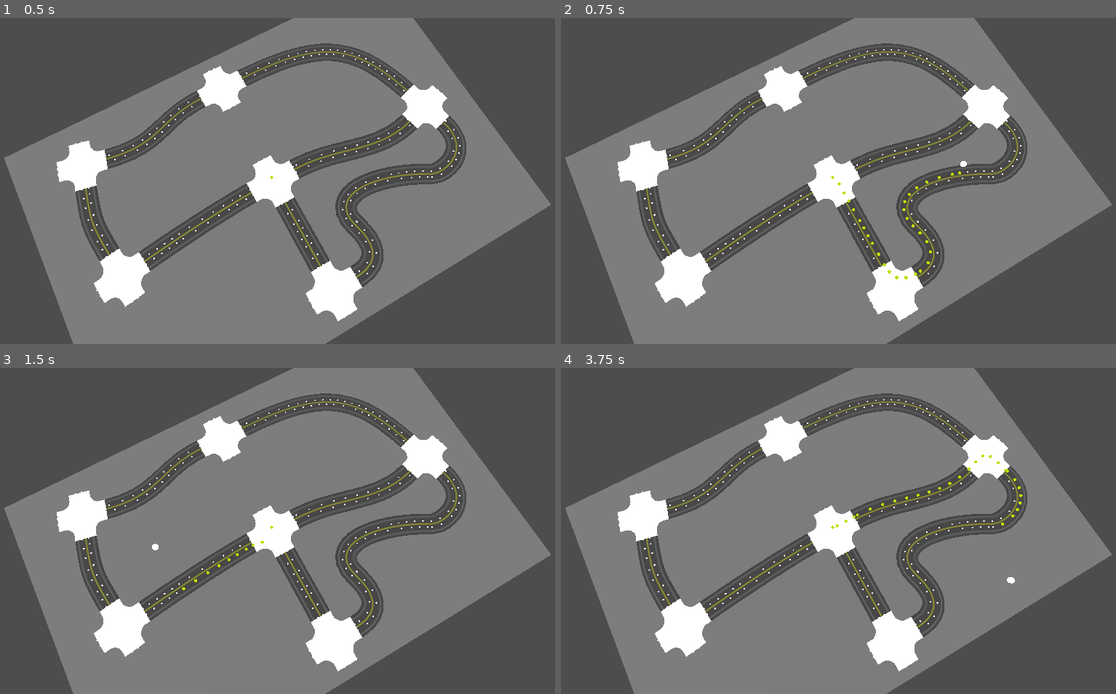
Above: before the commit, frames 1-4 (two rows, left to right).
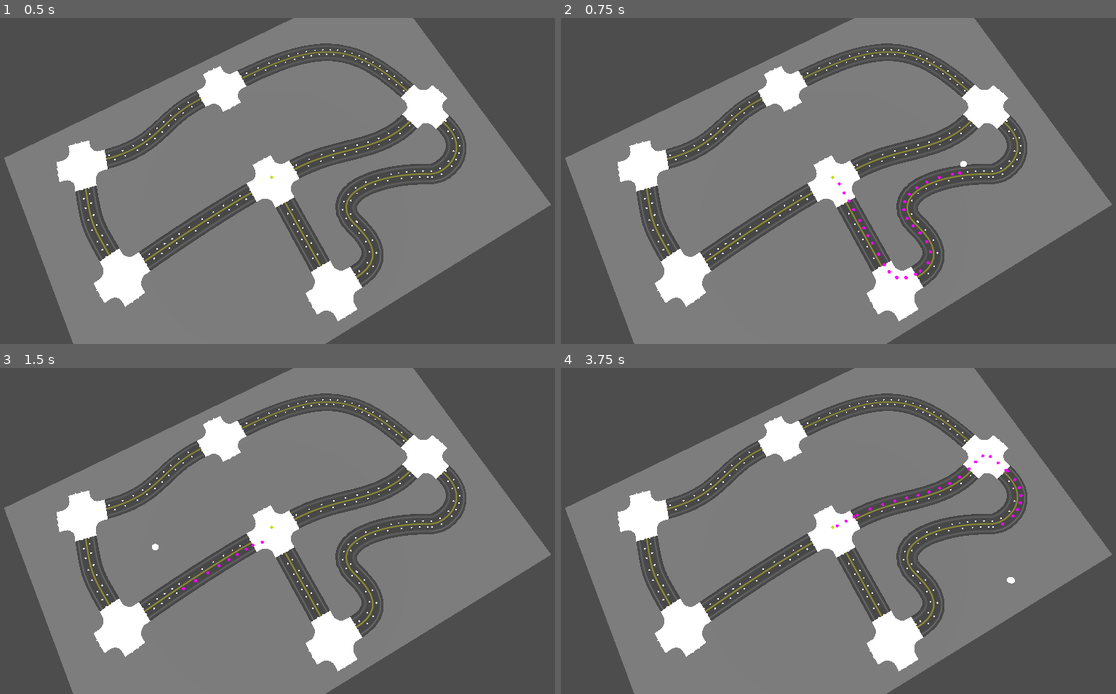
Above: after the commit, the same moments.

Repository: TheDuckCow/godot-road-generator
Game: Godot game, scene res://demo/navigation/astar_lane_graph.tscn
The game is run twice, just before and just after one commit, with the same random seed, the same clock (stepped at 60 frames per second) and the same inputs. The project has no main scene, so this scene is started directly.
Inputs (mouse positions are in pixels of both pictures, inside the frame that each line leads up to):
- Up to frame 1 (0.5 s): no input
- Up to frame 2 (0.75 s): tap Enter at 0.5 s; move the mouse to (960, 164) at 0.52 s; hold Right (ui_right) from 0.53 s (still down); hold Ctrl from 0.53 s (still down); click (960, 164) at 0.67 s
- Up to frame 3 (1.5 s): release Right (ui_right) at 1.25 s; release Ctrl at 1.25 s; tap Space at 1.25 s; drag from (155, 547) to (244, 596) at 1.27 s
- Up to frame 4 (3.75 s): tap Enter at 2, 3.5 s; move the mouse to (894, 459) at 2.02 s; hold Right (ui_right) 2.03-2.75 s; hold Ctrl 2.03-2.75 s; click (894, 459) at 2.17 s; tap Space at 2.75 s; drag from (805, 596) to (660, 482) at 2.77 s; move the mouse to (1010, 579) at 3.52 s; hold Left (ui_left) from 3.53 s (still down); hold Ctrl from 3.53 s (still down); click (1010, 579) at 3.67 s

Frame 1 is identical in both runs. In frame 2, 0.1% of the frame differs, in the area x 49-73%, y 46-81%; in frame 3, less than 0.1%; in frame 4, 0.1%.

Commit message:
Apply Godot style guide to astar demo code

Diff:
--- a/demo/navigation/astar_lane_graph.gd
+++ b/demo/navigation/astar_lane_graph.gd
@@ -1,13 +1,23 @@
-## Demo scene showing pathfinding over RoadLanes using an AStar3D graph. Left-click to set path start, right-click to set path end.
 extends Node3D
+## AStar3D pathfinding demo scene
+##
+## A simple demonstration of pathfinding over RoadLanes, using an AStar3D graph.
+## Left-click to set path start, right-click to set path end.
 
-@export var path_marker_mesh: Mesh ## Mesh used to mark AStar points along RoadLanes
-@export var path_highlight_material: Material ## Material used for markers along the current path
+## Pathfinding will look for alternate start/endpoints within this radius
+const search_radius_squared := 100.0
+## Distance between astar points along road lanes
+const astar_point_interval := 10.0
 
-const search_radius_squared := 100.0 ## Pathfinding will find the nearest graph point, and then try out other points within the square root of this radius
-const astar_point_interval := 10.0 ## Distance between astar points along road lanes
-var endpoints_dict: Dictionary = {} ## Used to track the astar indices of the start & end points of each RoadLane
-var id_path: PackedInt64Array ## AStar point IDs for the most recently plotted route
+## Mesh used to mark AStar points along RoadLanes
+@export var path_marker_mesh: Mesh
+## Material used for markers along the current path
+@export var path_highlight_material: Material
+
+## Used to track the astar indices of the start & end points of each RoadLane
+var endpoints_dict: Dictionary = {}
+## AStar point IDs for the most recently plotted route
+var id_path: PackedInt64Array
 
 @onready var marker_container: Node3D = $AStarMarkers
 @onready var path_start_marker: MeshInstance3D = $PathStartMarker
@@ -19,127 +29,162 @@
 	var _road_lanes: Array[Node] = find_children("*", "RoadLane", true, false)
 	prints(str(len(_road_lanes)), "RoadLane nodes in scene")
 
+	# Loop over RoadLanes, and place AStar3D points at intervals along each curve
 	for _road_lane: RoadLane in _road_lanes:
-		var _lane_points := _road_lane.curve.get_baked_points()
-		var _increment_amount := ceili(astar_point_interval / _road_lane.curve.bake_interval)
-		var _index: int = 0
-		var _previous_point_id: int
+		var lane_points := _road_lane.curve.get_baked_points()
+		var increment_amount := ceili(
+				astar_point_interval / _road_lane.curve.bake_interval)
+		var idx: int = 0
+		var previous_point_id: int
 
-		while _index < len(_lane_points) - 1: # Add astar points at intervals along the lane's curve
-			var _new_id := astar.get_available_point_id()
-			astar.add_point(_new_id, _road_lane.to_global(_lane_points[_index]))
+		while idx < len(lane_points) - 1:
+			var new_id := astar.get_available_point_id()
+			astar.add_point(new_id, _road_lane.to_global(lane_points[idx]))
 
-			var _marker := MeshInstance3D.new()
-			_marker.mesh = path_marker_mesh
-			marker_container.add_child(_marker)
-			_marker.global_position = _road_lane.to_global(_lane_points[_index])
-			_marker.set_meta("point_id", _new_id)
+			var astar_marker := MeshInstance3D.new()
+			astar_marker.mesh = path_marker_mesh
+			marker_container.add_child(astar_marker)
+			astar_marker.global_position = _road_lane.to_global(lane_points[idx])
+			astar_marker.set_meta("point_id", new_id)
 
-			if _index == 0: # If this is the first point on this lane, store its index
-				endpoints_dict[_new_id] = _road_lane
+			if idx == 0: # If this is the first point on this lane, store its id
+				endpoints_dict[new_id] = _road_lane
 			else: # Make a one-way connection from the previous point to this one
-				astar.connect_points(_previous_point_id, _new_id, false)
-			_previous_point_id = _new_id
-			_index += _increment_amount
+				astar.connect_points(previous_point_id, new_id, false)
+			previous_point_id = new_id
+			idx += increment_amount
 
 		# Add an astar point at the end of the lane's curve
 		var _endpoint_id := astar.get_available_point_id()
-		astar.add_point(_endpoint_id, _road_lane.to_global(_lane_points[len(_lane_points) - 1]))
-		astar.connect_points(_previous_point_id, _endpoint_id, false)
-		endpoints_dict[_endpoint_id] = _road_lane
-		var _end_marker := MeshInstance3D.new()
-		_end_marker.mesh = path_marker_mesh
-		marker_container.add_child(_end_marker)
-		_end_marker.global_position = _road_lane.to_global(_lane_points[len(_lane_points) - 1])
-		_end_marker.set_meta("point_id", _endpoint_id)
+		astar.add_point(_endpoint_id,
+				_road_lane.to_global(lane_points[len(lane_points) - 1]))
+		astar.connect_points(previous_point_id, _endpoint_id, false)
 
-	for _point_idx: int in endpoints_dict.keys(): # Loop over endpoints and connect lanes to each other
-		var _point_position := astar.get_point_position(_point_idx)
-		var _lane: RoadLane = endpoints_dict[_point_idx]
-		if _point_position == _lane.to_global(_lane.curve.get_point_position(0)):
-			var _overlapping_indices := endpoints_dict.keys().filter(func(i): # Find other endpoints close to this endpoint
-				var _other_point_position := astar.get_point_position(i)
-				var _other_lane: RoadLane = endpoints_dict[i]
-				if _other_point_position != _other_lane.to_global(_other_lane.curve.get_point_position(_other_lane.curve.point_count - 1)):
+		endpoints_dict[_endpoint_id] = _road_lane # Store the id of this endpoint
+
+		var end_marker := MeshInstance3D.new()
+		end_marker.mesh = path_marker_mesh
+		marker_container.add_child(end_marker)
+		end_marker.global_position = _road_lane.to_global(
+				lane_points[len(lane_points) - 1])
+		end_marker.set_meta("point_id", _endpoint_id)
+
+	# Loop over endpoints and connect lanes to each other
+	for point_idx: int in endpoints_dict.keys():
+		var point_pos := astar.get_point_position(point_idx)
+		var road_lane: RoadLane = endpoints_dict[point_idx]
+		if point_pos == road_lane.to_global(road_lane.curve.get_point_position(0)):
+			# Find nearby endpoints and connect them to this one
+			var overlapping_indices := endpoints_dict.keys().filter(func(i):
+				var other_point_pos := astar.get_point_position(i)
+				var other_lane: RoadLane = endpoints_dict[i]
+				var other_lane_end_pos := other_lane.to_global(
+					other_lane.curve.get_point_position(other_lane.curve.point_count - 1)
+				)
+				if other_point_pos != other_lane_end_pos:
 					return false
-				return _other_point_position.distance_squared_to(_point_position) < 1
+				return other_point_pos.distance_squared_to(point_pos) < 1
 			)
-			for _overlapping_index in _overlapping_indices:
-				astar.connect_points(_overlapping_index, _point_idx, false)
+			for _overlapping_index in overlapping_indices:
+				astar.connect_points(_overlapping_index, point_idx, false)
 
 	prints(str(astar.get_point_count()), "points in AStar3D graph")
 	return
 
 
 func _unhandled_input(event: InputEvent) -> void:
-	if event is InputEventMouseButton and not event.is_echo() and event.button_index == MOUSE_BUTTON_LEFT and event.is_pressed():
-		var _space_state = get_world_3d().direct_space_state
-		var _ray_params := PhysicsRayQueryParameters3D.new()
-		_ray_params.from = $Camera3D.project_ray_origin(DisplayServer.mouse_get_position())
-		_ray_params.to = _ray_params.from + $Camera3D.project_ray_normal(get_viewport().get_mouse_position()) * $Camera3D.far
+	if (
+			event is InputEventMouseButton and not event.is_echo()
+			and event.button_index == MOUSE_BUTTON_LEFT and event.is_pressed()
+	):
+		var space_state = get_world_3d().direct_space_state
+		var ray_params := PhysicsRayQueryParameters3D.new()
+		ray_params.from = $Camera3D.project_ray_origin(
+				DisplayServer.mouse_get_position())
+		ray_params.to = ray_params.from + (
+				$Camera3D.project_ray_normal(get_viewport().get_mouse_position()) * $Camera3D.far)
 
-		var _result = _space_state.intersect_ray(_ray_params)
-		if _result.size() > 0: # Move our "start marker" to the clicked location, and plot a route to the end marker
+		# Move our start marker to the clicked location, and plot a route
+		var _result = space_state.intersect_ray(ray_params)
+		if _result.size() > 0:
 			path_start_marker.visible = true
 			path_start_marker.position = _result.position
 			path_start_marker.position.y += 2
 			id_path = plot_route()
 
-	if event is InputEventMouseButton and not event.is_echo() and event.button_index == MOUSE_BUTTON_RIGHT and event.is_pressed():
-		var _space_state = get_world_3d().direct_space_state
-		var _ray_params := PhysicsRayQueryParameters3D.new()
-		_ray_params.from = $Camera3D.project_ray_origin(DisplayServer.mouse_get_position())
-		_ray_params.to = _ray_params.from + $Camera3D.project_ray_normal(get_viewport().get_mouse_position()) * $Camera3D.far
+	if (
+			event is InputEventMouseButton and not event.is_echo()
+			and event.button_index == MOUSE_BUTTON_RIGHT and event.is_pressed()
+	):
+		var space_state = get_world_3d().direct_space_state
+		var ray_params := PhysicsRayQueryParameters3D.new()
+		ray_params.from = $Camera3D.project_ray_origin(
+				DisplayServer.mouse_get_position())
+		ray_params.to = ray_params.from + (
+				$Camera3D.project_ray_normal(get_viewport().get_mouse_position()) * $Camera3D.far)
 
-		var _result = _space_state.intersect_ray(_ray_params)
-		if _result.size() > 0: # Move our "end marker" to the clicked location, and plot a route from the start marker
+		# Move our end marker to the clicked location, plot a route
+		var _result = space_state.intersect_ray(ray_params)
+		if _result.size() > 0:
 			path_end_marker.visible = true
 			path_end_marker.position = _result.position
 			path_end_marker.position.y += 2
 			id_path = plot_route()
 	return
 
-## Get an array of astar point ids, representing a path through our astar graph
+## Return an array of astar point ids, representing a path through our astar graph
 func plot_route() -> PackedInt64Array:
-	var _possible_starts: PackedInt64Array
-	var _possible_ends: PackedInt64Array
-	var _nearest_start := astar.get_point_position(astar.get_closest_point(path_start_marker.position))
-	var _nearest_end := astar.get_point_position(astar.get_closest_point(path_end_marker.position))
+	var possible_starts: PackedInt64Array
+	var possible_ends: PackedInt64Array
+	var nearest_start := astar.get_point_position(
+			astar.get_closest_point(path_start_marker.position))
+	var nearest_end := astar.get_point_position(
+			astar.get_closest_point(path_end_marker.position))
 
 	for _id in astar.get_point_ids(): # Get alternate start and end points
-		if astar.get_point_position(_id).distance_squared_to(_nearest_start) < search_radius_squared:
-			_possible_starts.push_back(_id)
-		if astar.get_point_position(_id).distance_squared_to(_nearest_end) < search_radius_squared:
-			_possible_ends.push_back(_id)
+		if (
+				astar.get_point_position(_id)
+				.distance_squared_to(nearest_start) < search_radius_squared
+		):
+			possible_starts.push_back(_id)
 
-	var _lowest_cost := INF
-	var _id_path: PackedInt64Array
-	for _possible_start in _possible_starts: # Loop over possible start & end points to find shortest path
-		for _possible_end in _possible_ends:
-			var _test_id_path := astar.get_id_path(_possible_start, _possible_end)
+		if (
+				astar.get_point_position(_id)
+				.distance_squared_to(nearest_end) < search_radius_squared
+		):
+			possible_ends.push_back(_id)
+
+	var lowest_cost := INF
+	var shortest_id_path: PackedInt64Array
+	# Loop over possible start & end points to find shortest path
+	for possible_start in possible_starts:
+		for possible_end in possible_ends:
+			var _test_id_path := astar.get_id_path(possible_start, possible_end)
 			if len(_test_id_path) == 0: continue
-			var _cost := get_path_cost(_test_id_path)
-			if _cost < _lowest_cost:
-				_lowest_cost = _cost
-				_id_path = _test_id_path
+			var path_cost := get_path_cost(_test_id_path)
+			if path_cost < lowest_cost:
+				lowest_cost = path_cost
+				shortest_id_path = _test_id_path
 
-	var _markers := marker_container.get_children()
-	for _marker: MeshInstance3D in _markers: # Highlight markers along path, un-highlight others
-		if _marker.get_meta("point_id") in _id_path:
-			_marker.set_surface_override_material(0, path_highlight_material)
-			_marker.scale = Vector3(2, 2, 2)
+	var markers := marker_container.get_children()
+	# Highlight markers along path, un-highlight others
+	for marker: MeshInstance3D in markers:
+		if marker.get_meta("point_id") in shortest_id_path:
+			marker.set_surface_override_material(0, path_highlight_material)
+			marker.scale = Vector3(2, 2, 2)
 		else:
-			_marker.set_surface_override_material(0, null)
-			_marker.scale = Vector3.ONE
+			marker.set_surface_override_material(0, null)
+			marker.scale = Vector3.ONE
 
-	prints("Path cost:", str(roundi(_lowest_cost)))
-	return _id_path
+	prints("Path cost:", str(roundi(lowest_cost)))
+	return shortest_id_path
 
 ## Calculate the cost of a given astar path
 func get_path_cost(_id_path: PackedInt64Array) -> float:
-	var _path_cost := 0.0
+	var path_cost := 0.0
 	var i: int = 0
 	while i < len(_id_path) - 2:
-		_path_cost += astar.get_point_position(_id_path[i]).distance_to(astar.get_point_position(_id_path[i + 1])) * astar.get_point_weight_scale(_id_path[i + 1])
+		path_cost += astar.get_point_position(_id_path[i]).distance_to(
+				astar.get_point_position(_id_path[i + 1])) * astar.get_point_weight_scale(_id_path[i + 1])
 		i += 1
-	return _path_cost
+	return path_cost
--- a/demo/navigation/astar_lane_graph.tscn
+++ b/demo/navigation/astar_lane_graph.tscn
@@ -15,7 +15,7 @@
 
 [sub_resource type="StandardMaterial3D" id="StandardMaterial3D_0qrr4"]
 shading_mode = 0
-albedo_color = Color(0.757422, 0.869987, 3.85046e-07, 1)
+albedo_color = Color(1, 0, 1, 1)
 
 [sub_resource type="StandardMaterial3D" id="StandardMaterial3D_evk4j"]
 albedo_color = Color(0.466667, 0.466667, 0.466667, 1)
